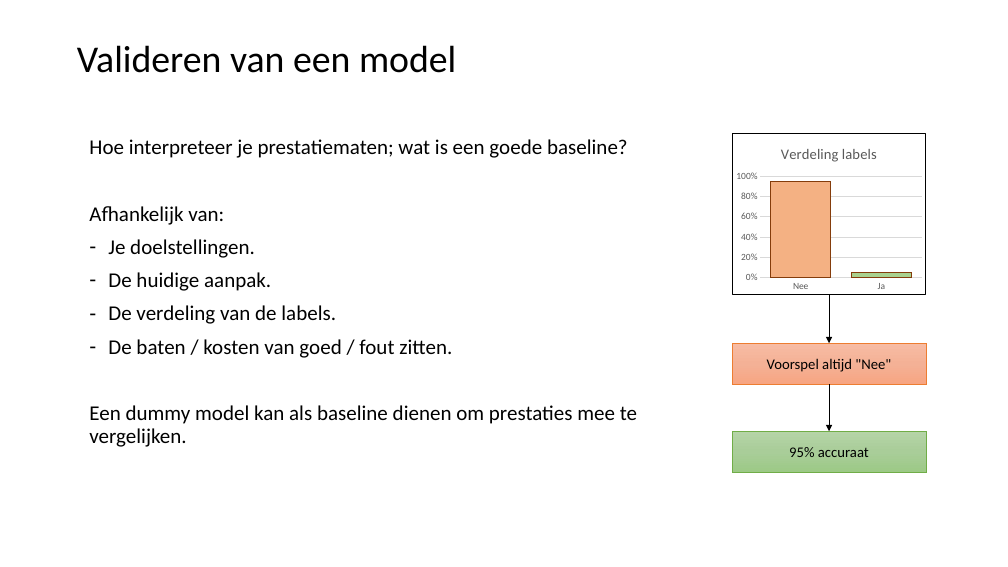
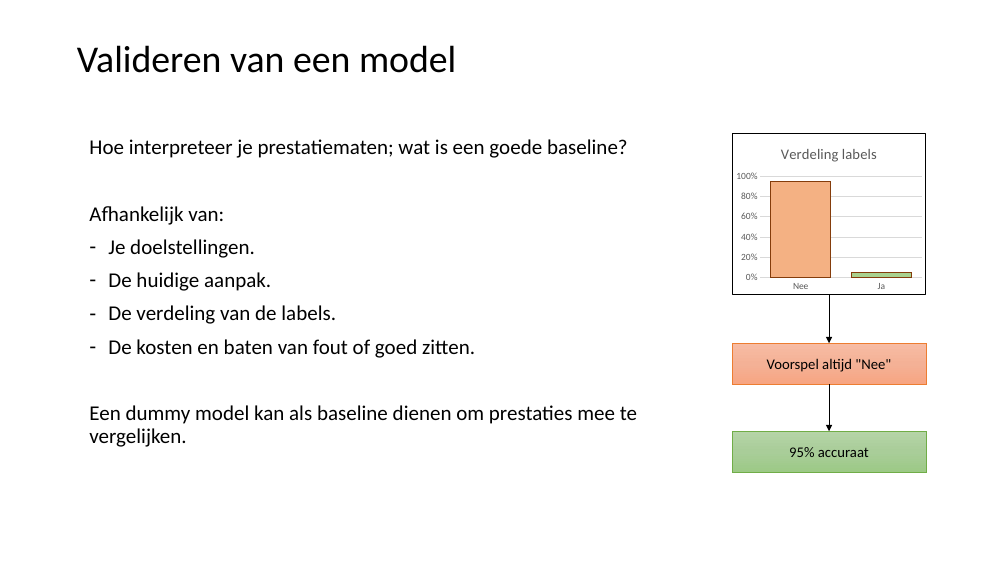
Before and after one commit to LFKoning/knowledge-sharing, a slide deck: slide 27 of python_trainees/4_scikit_learn/python_traineeship_4.pptx (slide 28 before the commit). Drawn at 1008x567 pixels with LibreOffice and Linux fonts; fonts in the diff are those of the drawing. Boxes give left, top, right and bottom in pixels: in the first picture for what was removed or moved away, otherwise in the second. Text is boxed around its words. In the diff, an @@ line names an element or a change of style, - is before the commit and + after.

```diff
--- a/python_trainees/4_scikit_learn/python_traineeship_4.pptx
+++ b/python_trainees/4_scikit_learn/python_traineeship_4.pptx
@@ text at (108,339,475,358): text changed @@
-– De baten / kosten van goed / fout zitten.
+– De kosten en baten van fout of goed zitten.
```
Also in this commit, not shown: 5 other slides changed, 1 slide added, 2 slides removed, 9 other files.
